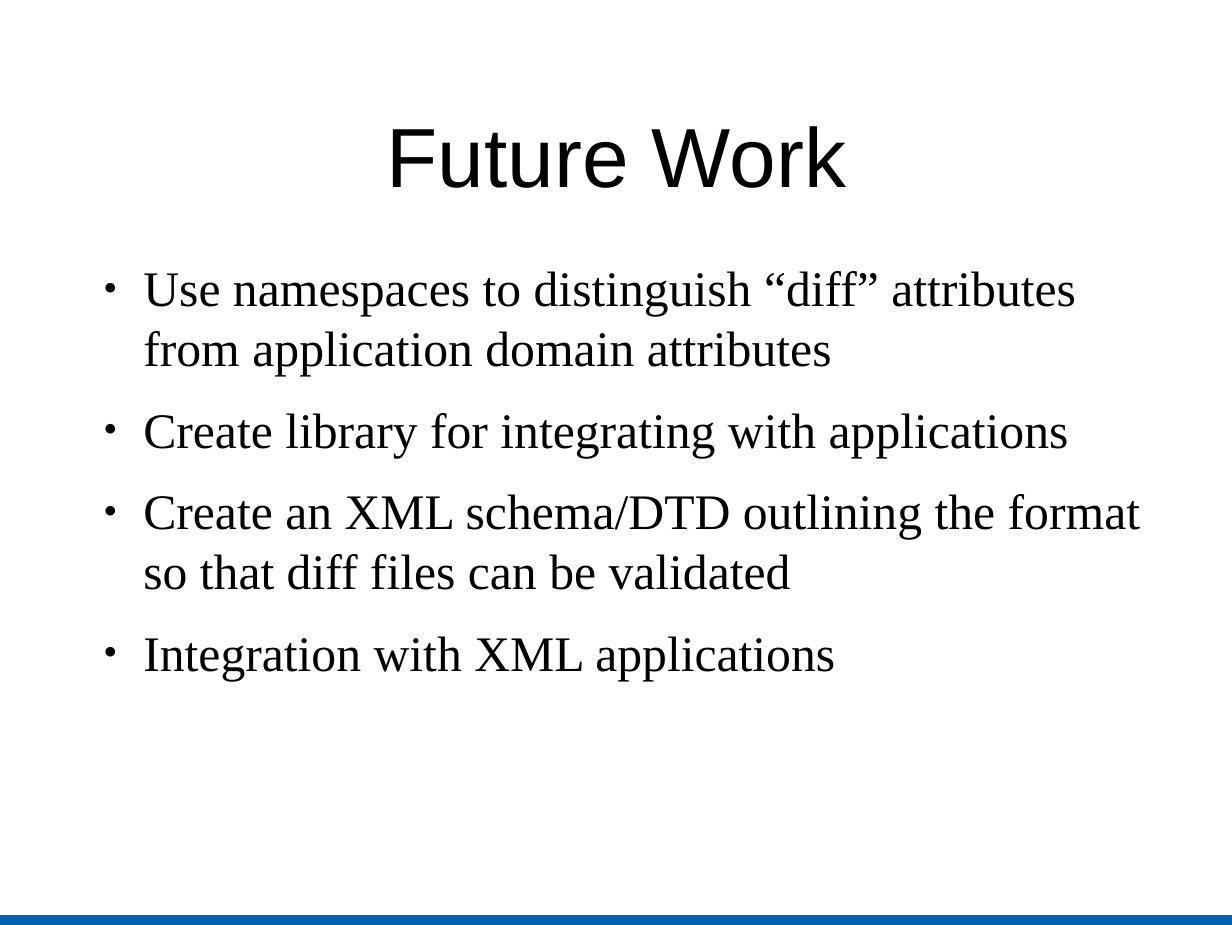
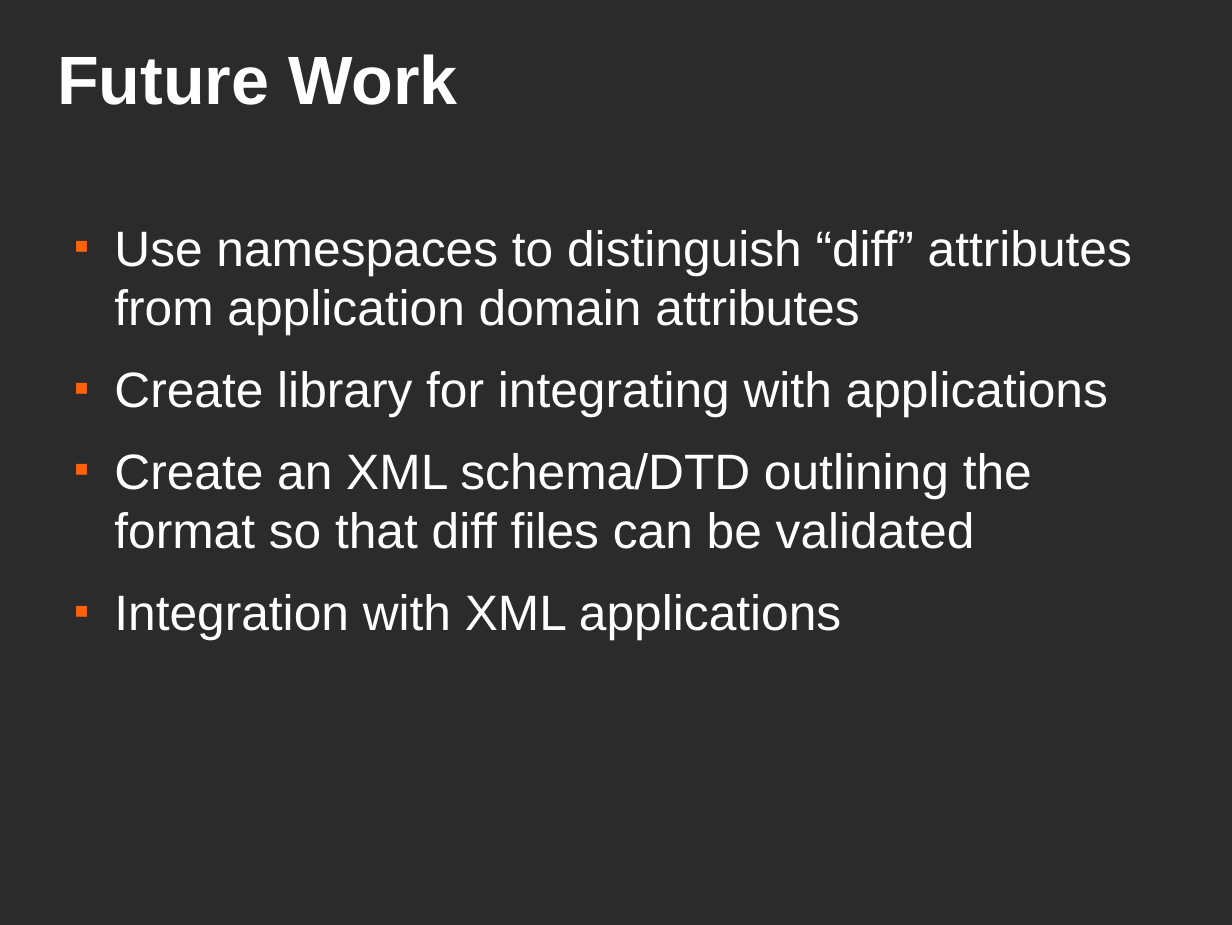
Before and after one commit to kratos12000/FastXMLDiff, a slide deck: slide 35 of Presentation/Slides.odp (slide 33 before the commit). Drawn at 1232x925 pixels with LibreOffice and Linux fonts; fonts in the diff are those of the drawing; background and template pictures are left out; a plain dark background stands for a picture behind light text. Boxes give left, top, right and bottom in pixels: in the first picture for what was removed or moved away, otherwise in the second. Text is boxed around its words. In the diff, an @@ line names an element or a change of style, - is before the commit and + after.

```diff
--- a/Presentation/Slides.odp
+++ b/Presentation/Slides.odp
@@ background #FFFFFF to picture (left out) @@
@@ title "Future Work": place and size @@
-title "Future Work" at bbox=[387, 126, 846, 188]
+title "Future Work" at bbox=[57, 54, 458, 105]
@@ title "Future Work" at bbox=[57, 54, 458, 105]: size 54 to 44 pt, text colour #000000 to #FFFFFF, bold on; alignment centre to left @@
@@ text "Use namespaces to distinguish “diff” ...": place and size @@
-text "Use namespaces to distinguish “diff” ..." at bbox=[143, 271, 1140, 681]
+text "Use namespaces to distinguish “diff” ..." at bbox=[114, 230, 1132, 639]
@@ text "Use namespaces to distinguish “diff” ..." at bbox=[114, 230, 1132, 639]: font Times New Roman to Arial, text colour #000000 to #FFFFFF; bullet ● to ■; bullet colour #000000 to #FF6309 @@
@@ rectangle removed at bbox=[0, 914, 1232, 925] @@
```
Also in this commit, not shown: 32 other slides changed, 3 slides added, 1 other file.
